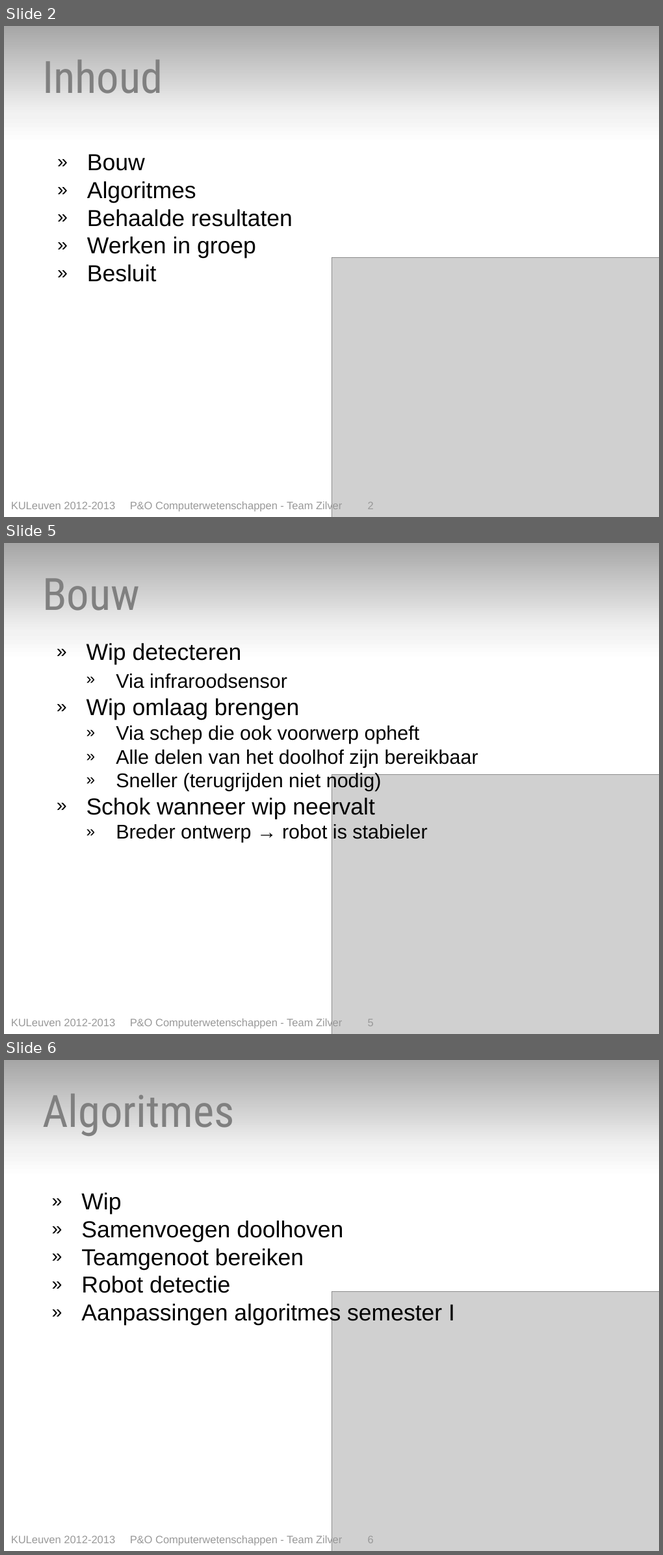
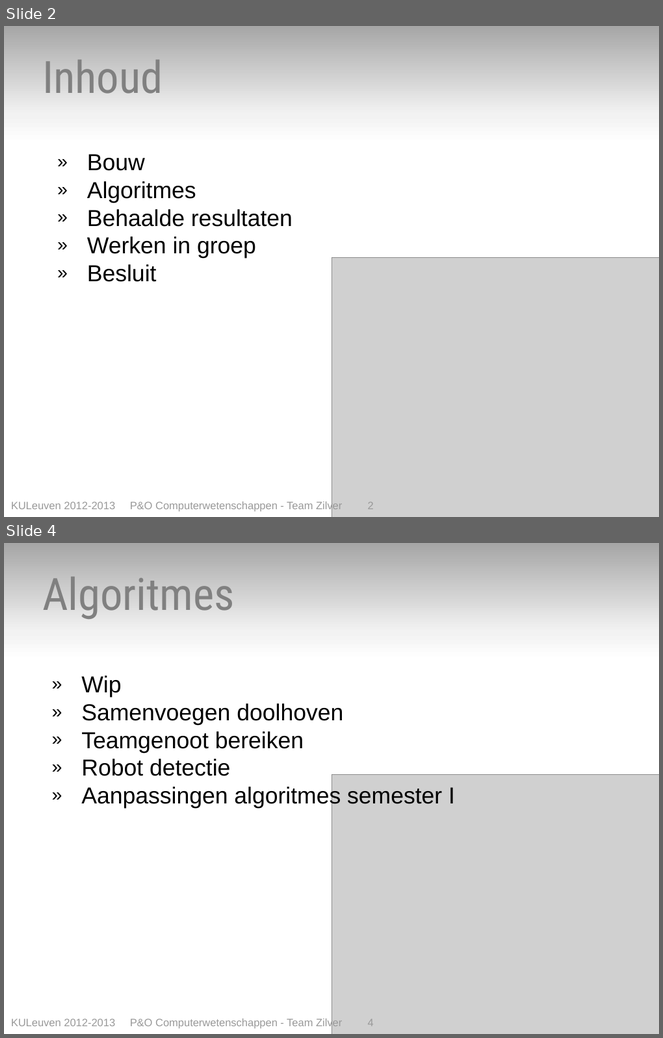
Before and after one commit to toonn/SilverSurfer, a slide deck: SilverSurferVerslag/Presentatie/Presentatie eindverslag - team zilver.pptx. Shown one above the other, each under a label of ours: slides 2, 5 and 6 before the commit, slides 2 and 4 after it; the slides between them are not shown. The pictures are 663x1555 and 663x1038 pixels, drawn with LibreOffice and Linux fonts; fonts in the diff are those of the drawing; grey boxes stand for pictures. Boxes give left, top, right and bottom in pixels: in the first picture for what was removed or moved away, otherwise in the second. Text is boxed around its words. In the diff, an @@ line names an element or a change of style, - is before the commit and + after.

```diff
--- a/SilverSurferVerslag/Presentatie/Presentatie eindverslag - team zilver.pptx
+++ b/SilverSurferVerslag/Presentatie/Presentatie eindverslag - team zilver.pptx
@@ slide 5 removed at [4,543,659,1034], background gradient #A6A6A6 to #F2F2F2 to #FFFFFF @@
@@ text removed at [42,578,139,611] @@
-Bouw
@@ text removed at [87,643,478,843] @@
-» Wip detecteren
-  » Via infraroodsensor
-» Wip omlaag brengen
-  » Via schep die ook voorwerp opheft
-  » Alle delen van het doolhof zijn bereikbaar
-  » Sneller (terugrijden niet nodig)
-» Schok wanneer wip neervalt
-  » Breder ontwerp → robot is stabieler
@@ picture removed at [332,775,659,1034] @@
@@ text removed at [11,1018,374,1029] @@
-KULeuven 2012-2013 P&O Computerwetenschappen - Team Zilver 5
@@ what was slide 6 is now slide 4 @@
@@ text at [11,1018,374,1029]: text changed @@
-KULeuven 2012-2013 P&O Computerwetenschappen - Team Zilver 6
+KULeuven 2012-2013 P&O Computerwetenschappen - Team Zilver 4
```
Also in this commit, not shown: 7 slides changed, 3 slides added, 2 other slides removed.
